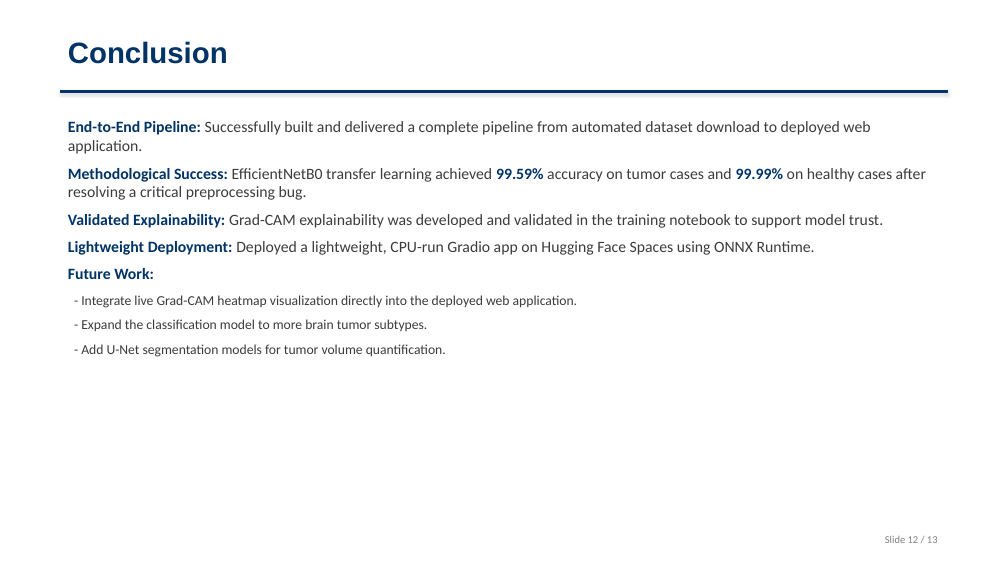
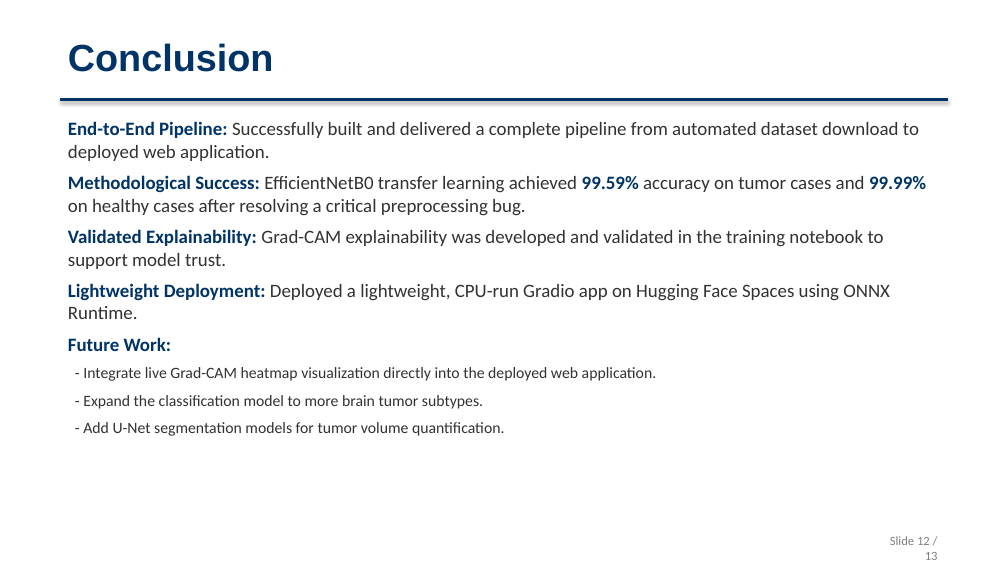
Before and after one commit to SruthiRagyari/brain-tumor-detection, a slide deck: slide 12 of Brain_Tumor_Detection_Presentation.pptx. Drawn at 1008x567 pixels with LibreOffice and Linux fonts; fonts in the diff are those of the drawing. Boxes give left, top, right and bottom in pixels: in the first picture for what was removed or moved away, otherwise in the second. Text is boxed around its words. In the diff, an @@ line names an element or a change of style, - is before the commit and + after.

Commit message:
docs: increase font sizes and heading contrast for better presentation visibility

```diff
--- a/Brain_Tumor_Detection_Presentation.pptx
+++ b/Brain_Tumor_Detection_Presentation.pptx
@@ text "Conclusion" at [68,43,274,72]: size 28 to 36 pt @@
@@ text "End-to-End Pipeline: Successfully built and ..." at [68,121,926,436]: size 15 to 18 pt in "End-to-End Pipeline: Successfully built and delivered a ...", "Methodological Success: EfficientNetB0 transfer learning ach ...", "Validated Explainability: Grad-CAM explainability was develo ...", "Lightweight Deployment: Deployed a lightweight, CPU-run Grad ..." and 1 more places; text colour #3C3C3C to #323232 in "Successfully built and delivered a complete pipeline ...", "EfficientNetB0 transfer learning achieved accuracy on tumor ...", "Grad-CAM explainability was developed and validated in ...", "Deployed a lightweight, CPU-run Gradio app on ..." and 3 more places; size 13 to 15 pt in "- Integrate live Grad-CAM heatmap visualization directly ...", "- Expand the classification model to more ...", "- Add U-Net segmentation models for tumor ..." @@
@@ rectangle: place and size @@
-rectangle at [60,91,948,92]
+rectangle at [60,98,948,101]
@@ text "Slide 12 / 13" at [890,536,938,560]: size 10 to 12 pt @@
```
Also in this commit, not shown: 12 other slides changed.
